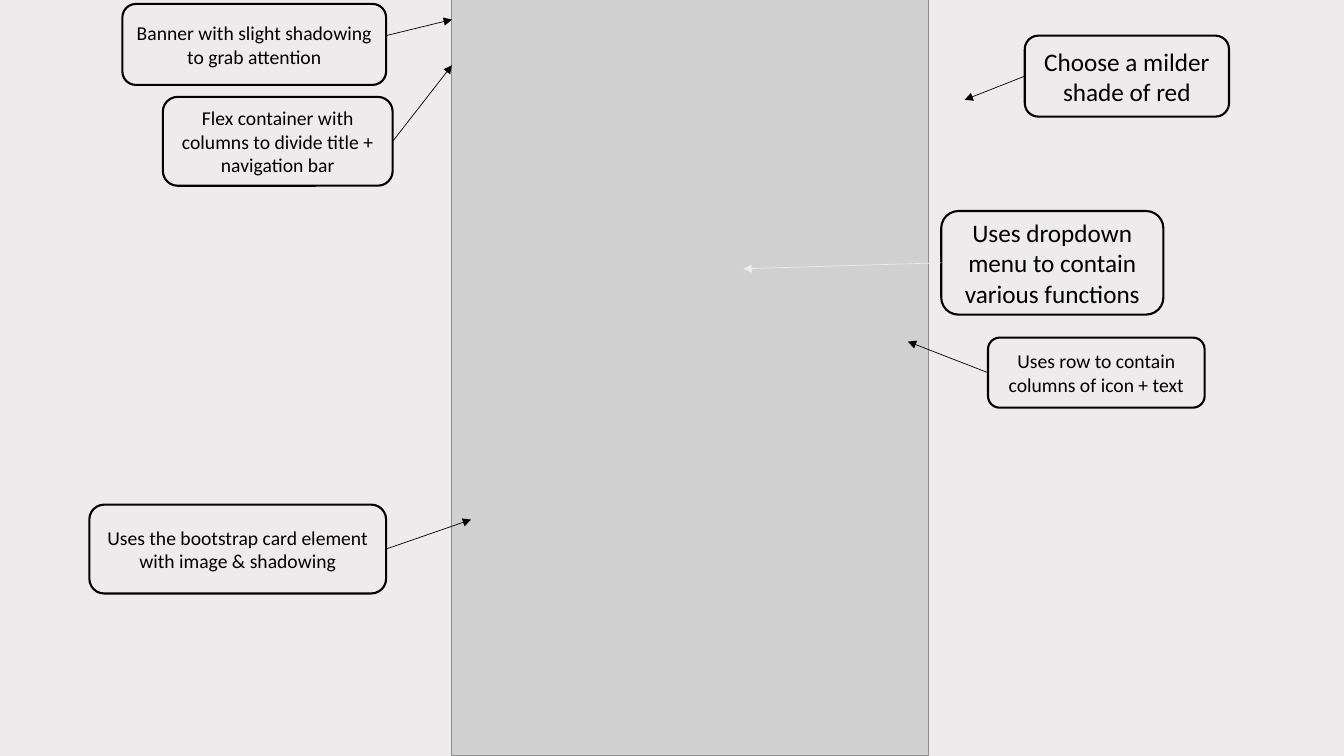
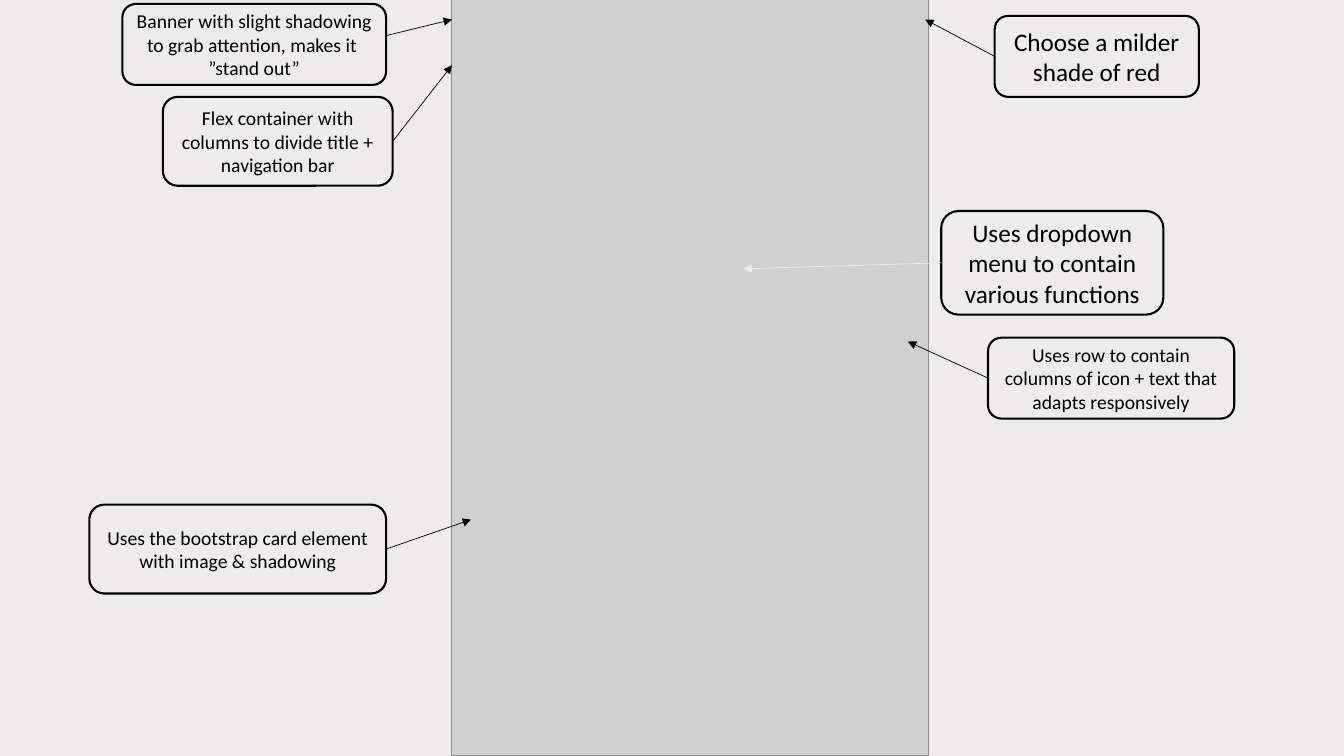
Before and after one commit to bfishy/redesign, a slide deck: slide 4 of styles.pptx. Drawn at 1344x756 pixels with LibreOffice and Linux fonts; fonts in the diff are those of the drawing; grey boxes stand for pictures. Boxes give left, top, right and bottom in pixels: in the first picture for what was removed or moved away, otherwise in the second. Text is boxed around its words. In the diff, an @@ line names an element or a change of style, - is before the commit and + after.

```diff
--- a/styles.pptx
+++ b/styles.pptx
@@ text in rounded rectangle at bbox=[137, 14, 371, 75]: text changed @@
-Banner with slight shadowing to grab attention
+Banner with slight shadowing to grab attention, makes it
+”stand out”
@@ arrow moved from (1025, 77) - (965, 100) to (995, 56) - (926, 19) @@
@@ rounded rectangle "Choose a milder shade of ...": place and size @@
-rounded rectangle "Choose a milder shade of ..." at bbox=[1025, 35, 1230, 116]
+rounded rectangle "Choose a milder shade of ..." at bbox=[995, 16, 1200, 97]
@@ arrow moved from (988, 373) - (908, 342) to (988, 378) - (908, 342) @@
@@ rounded rectangle "Uses row to contain columns ...": place and size @@
-rounded rectangle "Uses row to contain columns ..." at bbox=[988, 338, 1205, 408]
+rounded rectangle "Uses row to contain columns ..." at bbox=[988, 338, 1234, 418]
@@ text in rounded rectangle at bbox=[1005, 348, 1217, 412]: text changed @@
-Uses row to contain columns of icon + text
+Uses row to contain columns of icon + text that adapts responsively
```
Also in this commit, not shown: 4 other slides changed, 6 other files.
